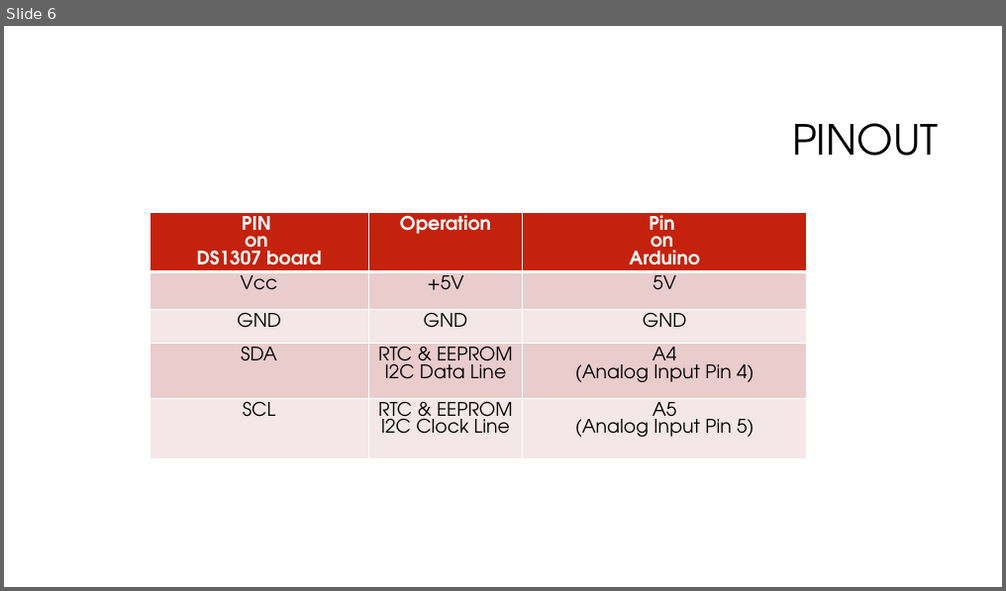
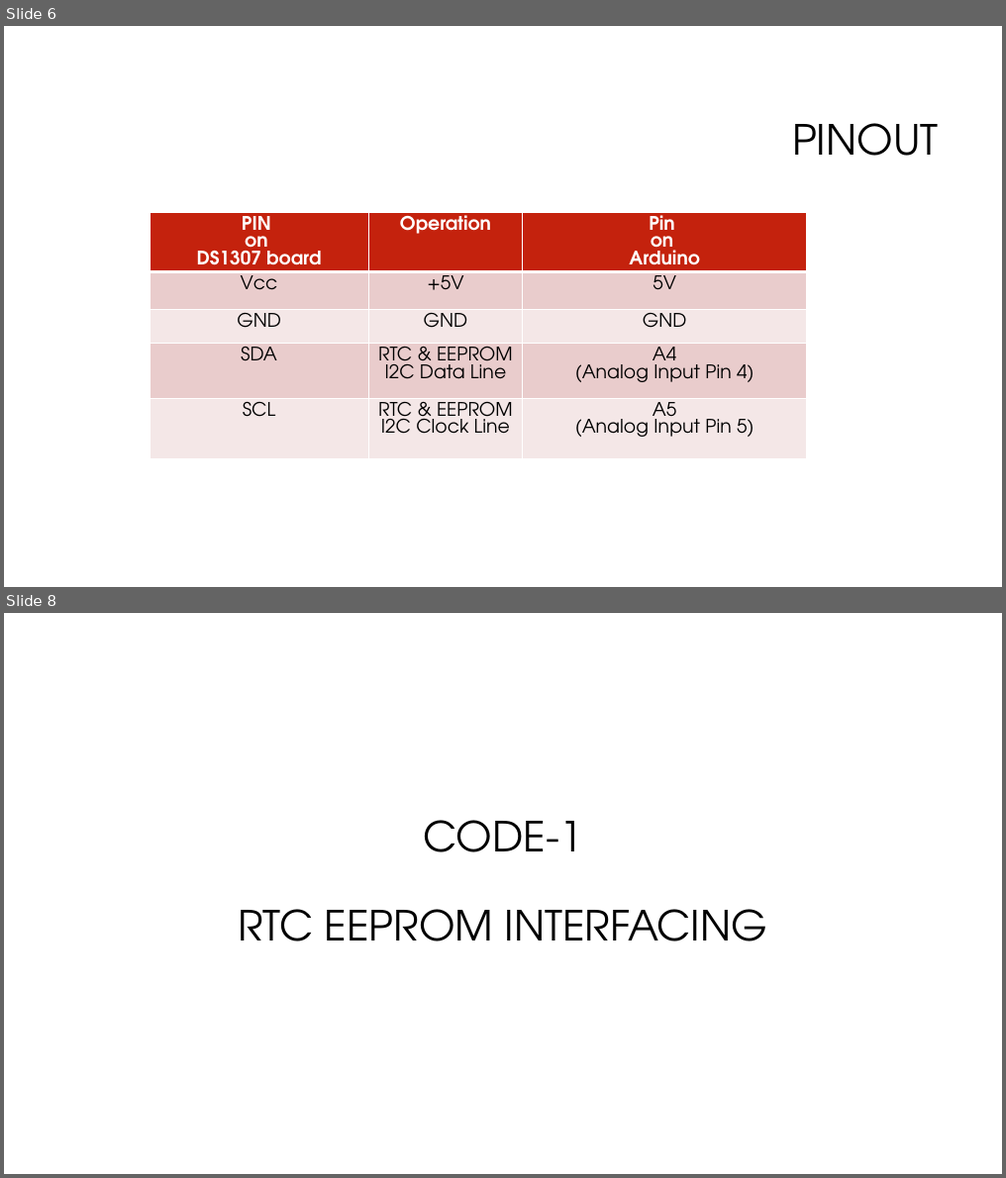
Before and after one commit to softwaresunleashed/arduino, a slide deck: custom_projects/12_RTC_EEPROM_Interfacing/12_RTC_EEPROM_Interfacing.pptx. Shown one above the other, each under a label of ours: slide 6 before the commit, slides 6 and 8 after it; the slides between them are not shown. The pictures are 1006x591 and 1006x1178 pixels, drawn with LibreOffice and Linux fonts; fonts in the diff are those of the drawing; background and template pictures are left out. Boxes give left, top, right and bottom in pixels: in the first picture for what was removed or moved away, otherwise in the second. Text is boxed around its words. In the diff, an @@ line names an element or a change of style, - is before the commit and + after.

Commit message:
Custom Projects:  Added RTC DS1307 & EEPROM project

```diff
--- a/custom_projects/12_RTC_EEPROM_Interfacing/12_RTC_EEPROM_Interfacing.pptx
+++ b/custom_projects/12_RTC_EEPROM_Interfacing/12_RTC_EEPROM_Interfacing.pptx
@@ slide 8 added at <box>4,613,1002,1174</box>, background #FFFFFF @@
@@ title added at <box>239,820,768,942</box>, 40 pt, text #000000 @@
+CODE-1
+RTC EEPROM INTERFACING
```
Also in this commit, not shown: 3 slides changed, 7 other slides added, 2 slides removed, 1 other file.
